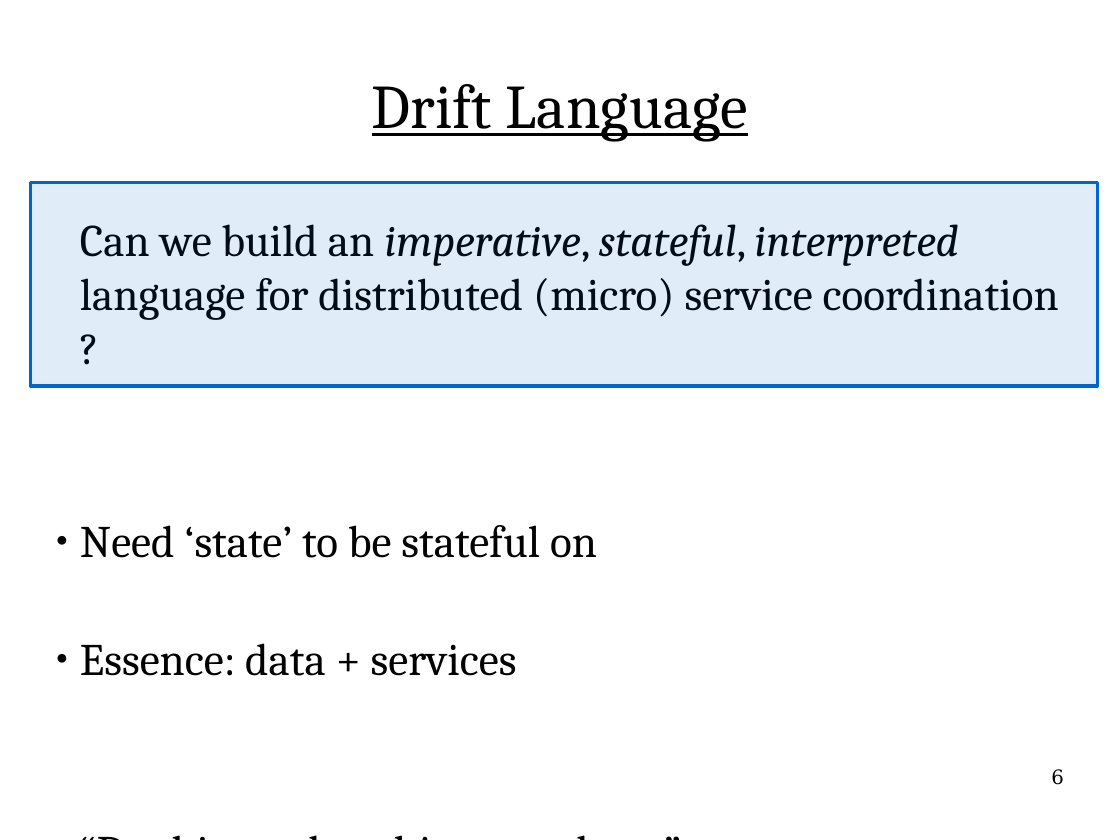
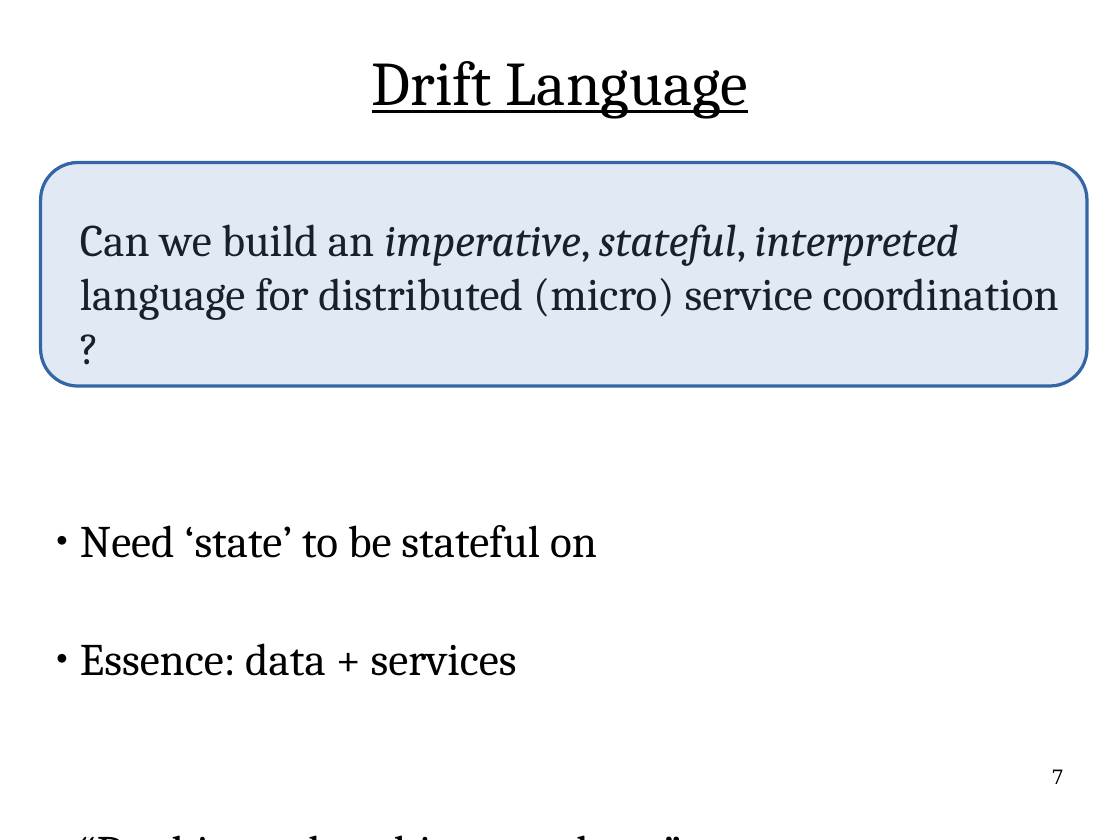
Before and after one commit to flange/drift-dev, a slide deck: slide 7 of presentation/hottopix/ht2.odp (slide 6 before the commit). Drawn at 1120x840 pixels with LibreOffice and Linux fonts; fonts in the diff are those of the drawing. Boxes give left, top, right and bottom in pixels: in the first picture for what was removed or moved away, otherwise in the second. Text is boxed around its words. In the diff, an @@ line names an element or a change of style, - is before the commit and + after.

```diff
--- a/presentation/hottopix/ht2.odp
+++ b/presentation/hottopix/ht2.odp
@@ title "Drift Language": place and size @@
-title "Drift Language" at box(372, 84, 748, 142)
+title "Drift Language" at box(372, 61, 748, 119)
@@ rounded rectangle added at box(41, 163, 1087, 386), fill #729FCF at 21% opacity, outline #3465A4 2.3 pt @@
@@ rectangle removed at box(30, 183, 1098, 386) @@
@@ page number at box(1051, 769, 1064, 784): text changed @@
-6
+7
```
Also in this commit, not shown: 7 other slides changed, 3 slides added, 1 other file.
